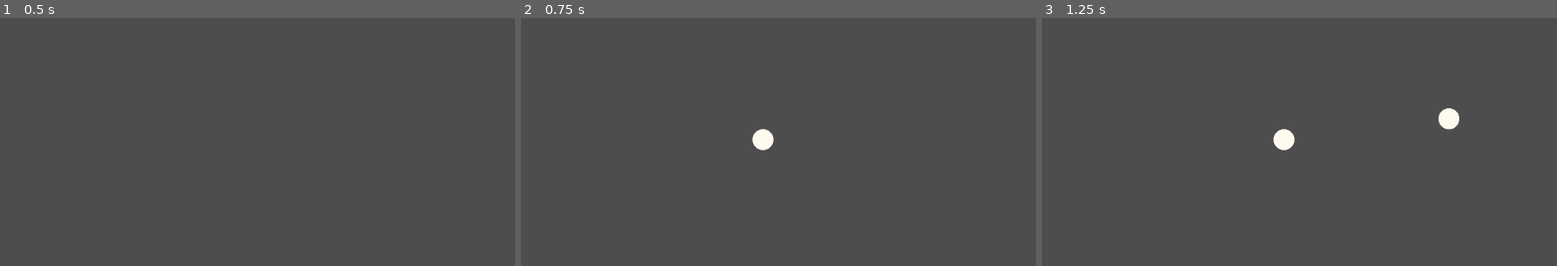
Above: before the commit, frames 1-3 (left to right).
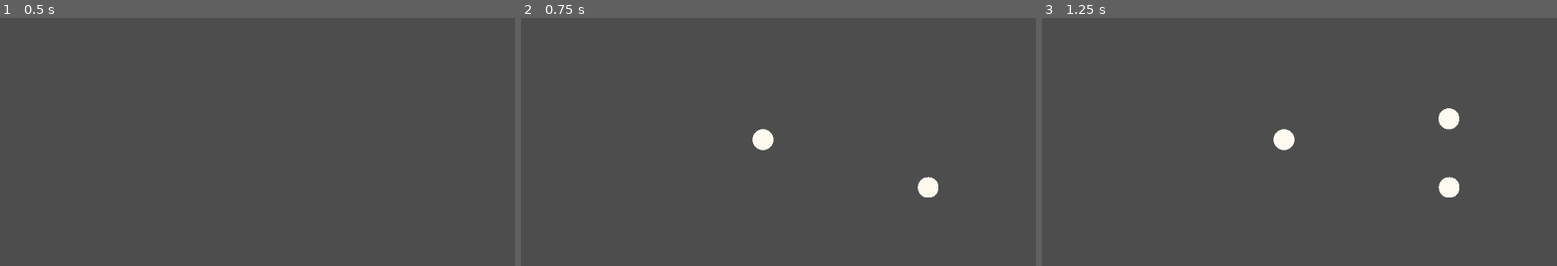
Above: after the commit, the same moments.

Repository: sigmoid/FishGodGame
Game: Godot game, scene res://Item/ItemTest.tscn
Two runs of this game, one before a commit and one after it. Both use one fixed random seed, a clock stepped at 60 frames per second and the inputs below. The project has no main scene, so this scene is started directly.
Inputs (mouse positions are in pixels of both pictures, inside the frame that each line leads up to):
- Up to frame 1 (0.5 s): no input
- Up to frame 2 (0.75 s): tap Enter (ui_accept) at 0.5 s; move the mouse to (927, 119) at 0.52 s; hold T (test, bound only after the commit) from 0.53 s (still down)
- Up to frame 3 (1.25 s): keep holding T (test, bound only after the commit); tap Enter (ui_accept) at 0.77 s

Frame 1 is identical in both runs. In frame 2, 0.3% of the frame differs, in the area x 77-82%, y 64-73%; in frame 3, 0.3%.

Commit message:
Item Spawning

Diff:
--- a/Item/Item.gd
+++ b/Item/Item.gd
@@ -12,6 +12,7 @@
 Color.GREEN,Color.SKY_BLUE,Color.PURPLE,Color.GOLDENROD]
 
 @export var collision_shape_2d:CollisionShape2D
+var attach_target:Node2D
 
 # Called when the node enters the scene tree for the first time.
 func _ready():
--- a/Item/Item.tscn
+++ b/Item/Item.tscn
@@ -3,6 +3,7 @@
 [ext_resource type="Script" path="res://Item/Item.gd" id="1_hwn7k"]
 
 [sub_resource type="CircleShape2D" id="CircleShape2D_u3qrw"]
+resource_local_to_scene = true
 
 [node name="Area2D" type="Area2D" node_paths=PackedStringArray("collision_shape_2d")]
 script = ExtResource("1_hwn7k")
--- a/Item/ItemTest.tscn
+++ b/Item/ItemTest.tscn
@@ -1,6 +1,14 @@
-[gd_scene load_steps=2 format=3 uid="uid://cbfc0vfqtnove"]
+[gd_scene load_steps=4 format=3 uid="uid://cbfc0vfqtnove"]
 
 [ext_resource type="Script" path="res://Item/ItemTest.gd" id="1_bn6h6"]
+[ext_resource type="PackedScene" uid="uid://djajryxt0e5on" path="res://Spawner/SpawnLocation.tscn" id="2_3ae5f"]
+[ext_resource type="PackedScene" uid="uid://5ssukp6ir02n" path="res://Spawner/TestSpawner.tscn" id="2_jj6ps"]
 
 [node name="ItemTest" type="Node2D"]
 script = ExtResource("1_bn6h6")
+
+[node name="SpawnLocation3" parent="." instance=ExtResource("2_3ae5f")]
+
+[node name="Spawner" parent="." node_paths=PackedStringArray("spawn_locations") instance=ExtResource("2_jj6ps")]
+path = "res://Item/Item.tscn"
+spawn_locations = [NodePath("../SpawnLocation3")]
--- a/Spawner/TestSpawner.tscn
+++ b/Spawner/TestSpawner.tscn
@@ -14,7 +14,7 @@
 [node name="Spawner" type="Node" node_paths=PackedStringArray("spawn_locations", "parent")]
 script = ExtResource("1_4k3pw")
 path = "res://TestItem.tscn"
-spawn_locations = [NodePath(""), NodePath("")]
+spawn_locations = [null, null]
 parent = NodePath(".")
 
 [node name="SpawnLocation" type="Area2D" parent="."]
--- a/project.godot
+++ b/project.godot
@@ -13,3 +13,11 @@
 config/name="Fish God Game"
 config/features=PackedStringArray("4.2", "Forward Plus")
 config/icon="res://icon.svg"
+
+[input]
+
+test={
+"deadzone": 0.5,
+"events": [Object(InputEventKey,"resource_local_to_scene":false,"resource_name":"","device":-1,"window_id":0,"alt_pressed":false,"shift_pressed":false,"ctrl_pressed":false,"meta_pressed":false,"pressed":false,"keycode":0,"physical_keycode":84,"key_label":0,"unicode":116,"echo":false,"script":null)
+]
+}
